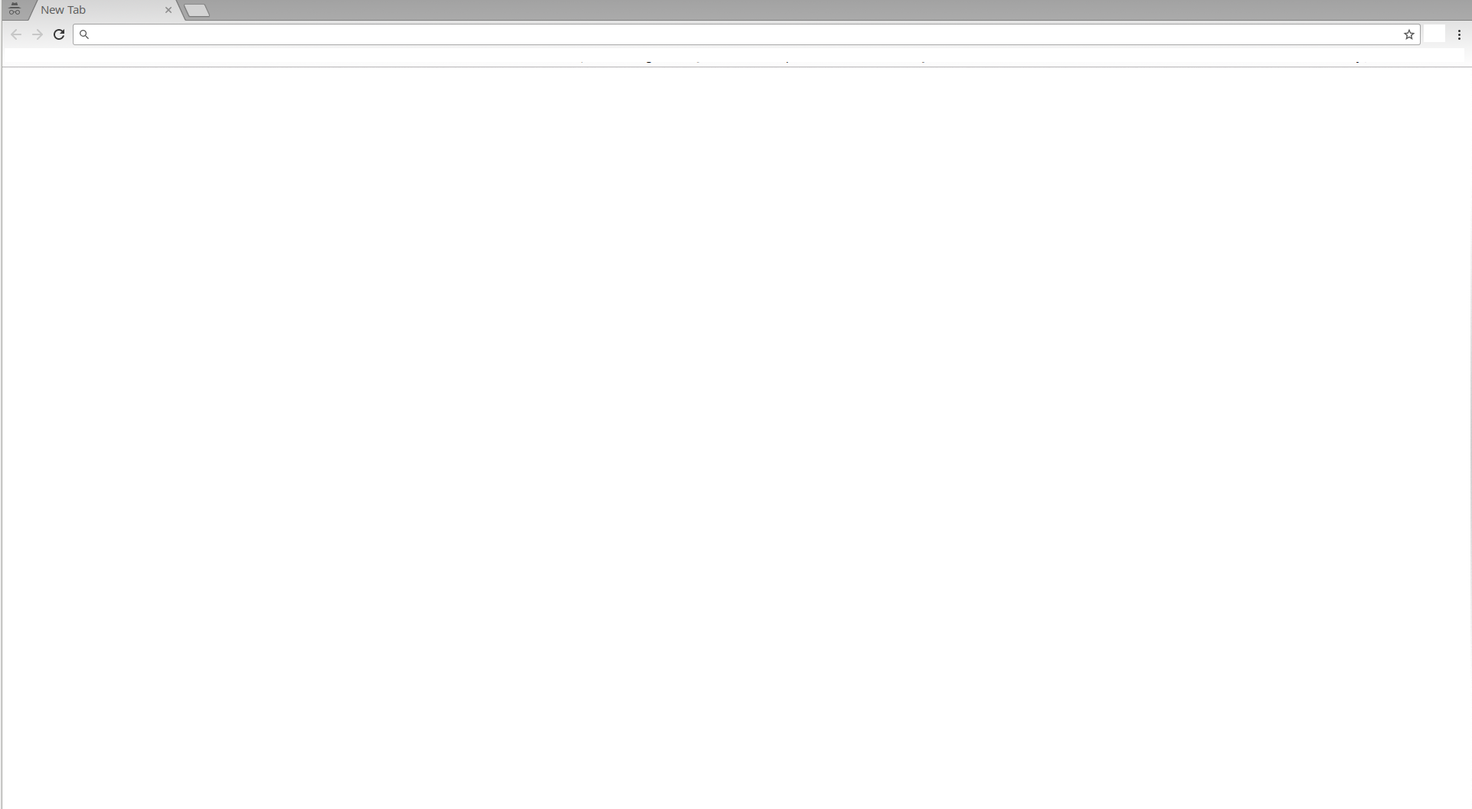
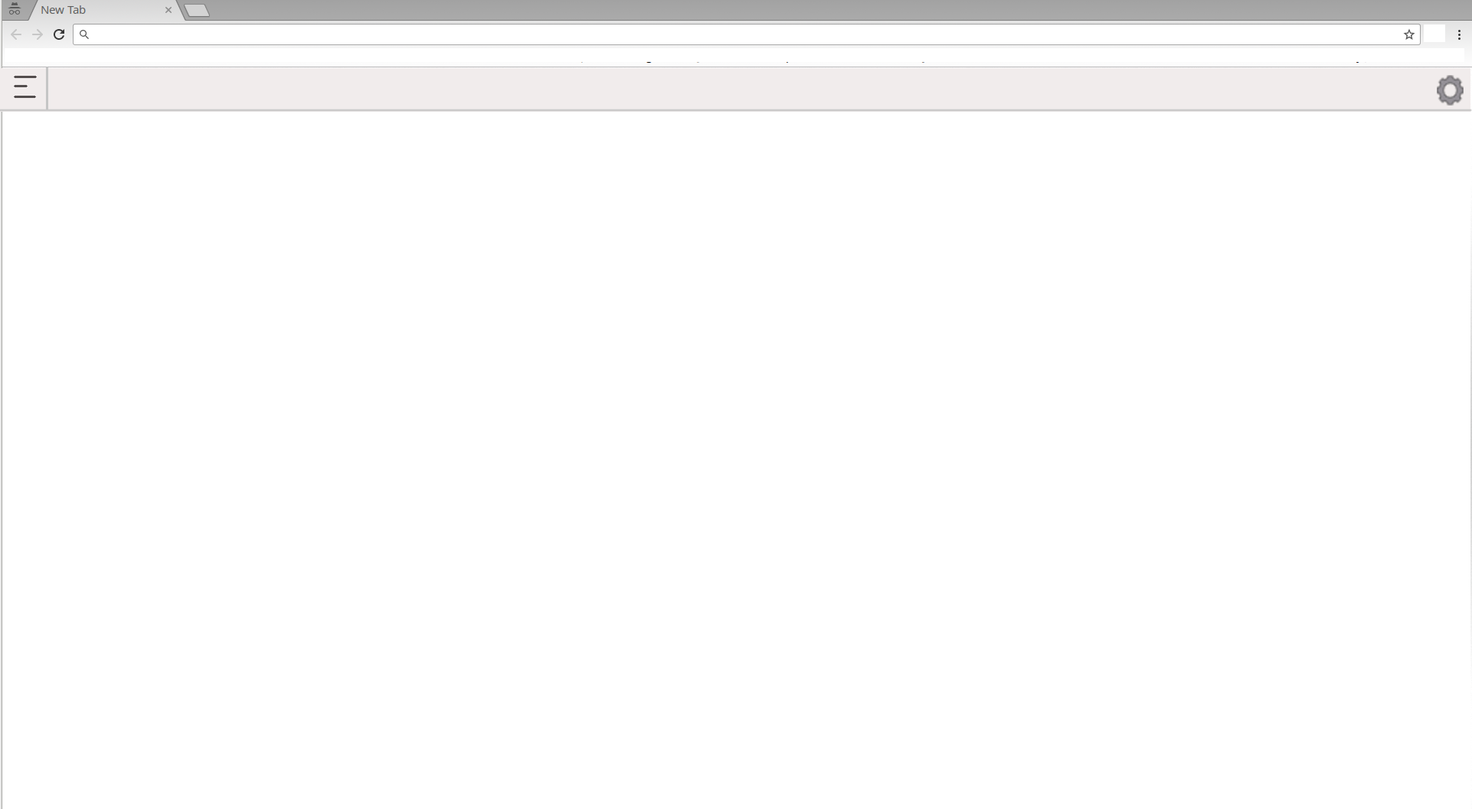
Before/after of a 1472×809 layered artwork. What changed in the layer stack:
added layer "Header" above "Background" over [left=0, top=66, right=1472, bottom=112]
